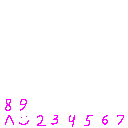
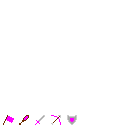
Two versions of the same layered image (128x128). Layer-by-layer changes:
painted on "Atlas" over [3, 99, 124, 127]
